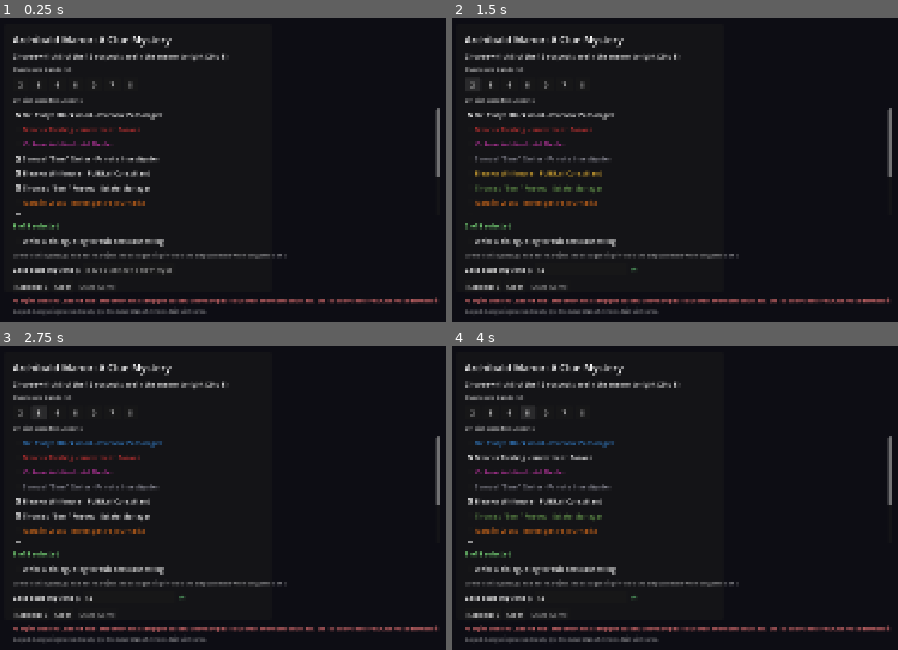
Above: before the commit, frames 1-4 (two rows, left to right).
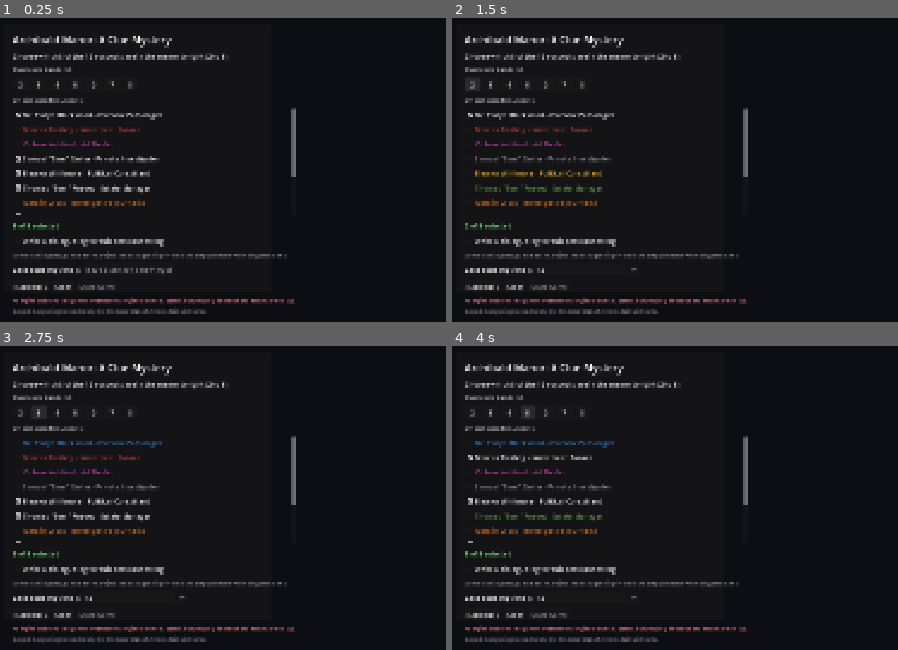
Above: after the commit, the same moments.

Repository: TylerHat/ArchibaldManorMystery
Game: Godot game, scene res://Scenes/Main.tscn
The game is run twice, just before and just after one commit, with the same random seed, the same clock (stepped at 60 frames per second) and the same inputs.
Inputs (mouse positions are in pixels of both pictures, inside the frame that each line leads up to):
- Up to frame 1 (0.25 s): no input
- Up to frame 2 (1.5 s): click (581, 270) at 0.52 s; type "12" at 0.6 s; click "2" at 1.25 s
- Up to frame 3 (2.75 s): click "3" at 2 s
- Up to frame 4 (4 s): click "4" at 2.75 s; click "5" at 3.5 s

The runs differ from the first frame. In frame 1, 1.4% of the frame differs, in the area x 13-99%, y 29-95%; in frame 2, 1.4%; in frame 3, 1.4%; in frame 4, 1.4%.

Commit message:
Add macOS support: cross-platform engine launch, Mac engine README, Mac packaging script

Diff:
--- a/project.godot
+++ b/project.godot
@@ -32,4 +32,6 @@
 
 [rendering]
 
+textures/vram_compression/import_s3tc_bptc=true
+textures/vram_compression/import_etc2_astc=true
 environment/defaults/default_clear_color=Color(0.05, 0.05, 0.08, 1)
--- a/scripts/GameManager.gd
+++ b/scripts/GameManager.gd
@@ -537,6 +537,13 @@
 # loaded" question the way Ollama's shared model store raised - llama-server
 # only ever has whichever .gguf we hand it on the command line. See
 # claude/embedded-inference-phase4-subprocess-lifecycle.md.
+#
+# Extended for macOS support (see claude/mac-support-overview.md): the check
+# -launch-wait sequence and _engine_base_dir() below are already OS-agnostic
+# (they were written that way from the start), so the only thing that needed
+# to change to add a second OS was _engine_folder()/_engine_binary_name()
+# picking a different engine build per platform. Windows's own path and
+# behavior are untouched by this.
 
 const LLAMA_SERVER_HEALTH_URL := "http://127.0.0.1:8080/health"
 # How long the very first check (is something already listening?) is allowed
@@ -546,6 +553,28 @@
 const LLAMA_SERVER_POLL_INTERVAL_SEC := 0.5
 # ...and the total ceiling before giving up and reporting a failure.
 const LLAMA_SERVER_READY_TIMEOUT_SEC := 20.0
+
+# Relative folder (under _engine_base_dir()) that holds the llama-server
+# build for the current OS, and the binary's file name inside it. Windows
+# keeps the exact values Phase 4 shipped with, untouched. macOS is new
+# (Mac support plan). Any other OS isn't set up yet and _launch_engine()
+# below fails cleanly rather than guessing a path that doesn't exist.
+const ENGINE_FOLDER_WINDOWS := "Tools/llama-server"
+const ENGINE_FOLDER_MACOS := "Tools/llama-server-macos"
+
+
+func _engine_folder() -> String:
+	match OS.get_name():
+		"Windows":
+			return ENGINE_FOLDER_WINDOWS
+		"macOS":
+			return ENGINE_FOLDER_MACOS
+		_:
+			return ""
+
+
+func _engine_binary_name() -> String:
+	return "llama-server.exe" if OS.get_name() == "Windows" else "llama-server"
 
 
 ## Kicks off the check-launch-wait sequence. Called once from _ready(), before
@@ -594,11 +623,16 @@
 
 
 func _launch_engine() -> void:
-	var exe_path := _engine_base_dir().path_join("Tools/llama-server/llama-server.exe")
+	var engine_folder := _engine_folder()
+	if engine_folder.is_empty():
+		_fail_engine("This game's embedded AI engine doesn't support %s yet (only Windows and macOS are set up)." % OS.get_name())
+		return
+
+	var exe_path := _engine_base_dir().path_join(engine_folder).path_join(_engine_binary_name())
 	var model_path := _engine_base_dir().path_join("Models/AI/archibald-basev2.1.gguf")
 
 	if not FileAccess.file_exists(exe_path):
-		_fail_engine("Could not find llama-server.exe at %s. See Tools/llama-server-README.md to download it." % exe_path)
+		_fail_engine("Could not find the AI engine at %s. See Tools/llama-server-README.md (Windows) or Tools/llama-server-macos-README.md (macOS) to download it." % exe_path)
 		return
 	if not FileAccess.file_exists(model_path):
 		_fail_engine("Could not find the model file at %s. See Models/AI/README.md to download it." % model_path)
@@ -636,7 +670,7 @@
 
 func _on_engine_poll_timer_timeout() -> void:
 	if not OS.is_process_running(_engine_pid):
-		_fail_engine("llama-server exited before it became ready. Check that Tools/llama-server/ and Models/AI/archibald-basev2.1.gguf are both present and not corrupted.")
+		_fail_engine("llama-server exited before it became ready. Check that %s and Models/AI/archibald-basev2.1.gguf are both present and not corrupted." % _engine_folder())
 		return
 
 	_engine_wait_elapsed += LLAMA_SERVER_POLL_INTERVAL_SEC
Not shown, added: Tools/Package_Export_Mac.sh
Not shown, changed: Tools/llama-server-README.md
Not shown, added: Tools/llama-server-macos-README.md
